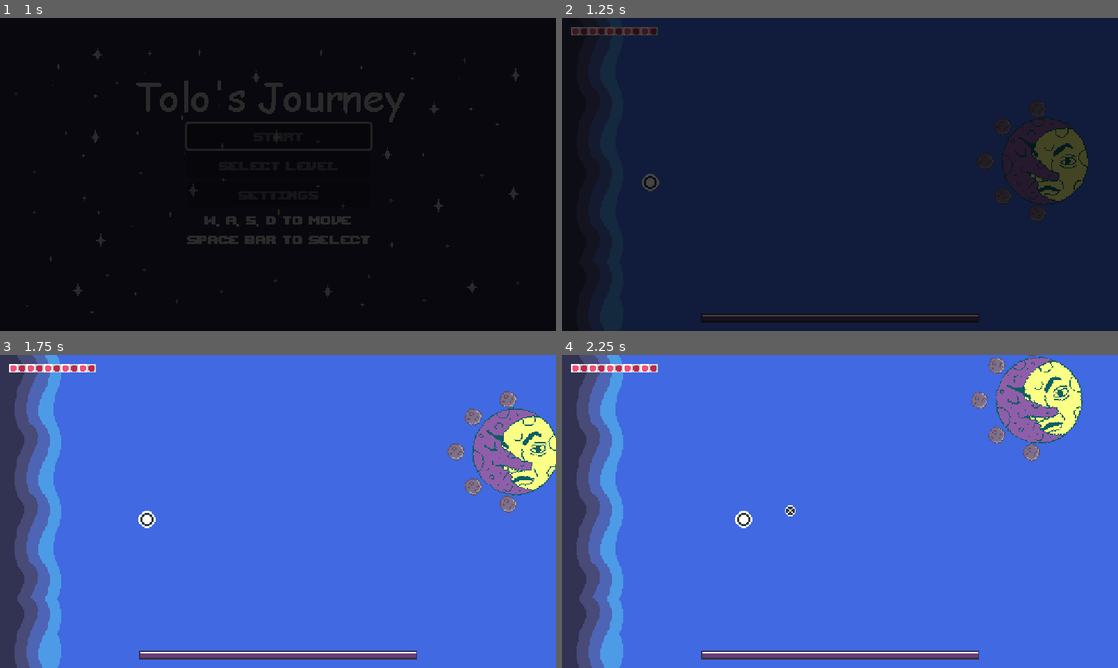
Above: before the commit, frames 1-4 (two rows, left to right).
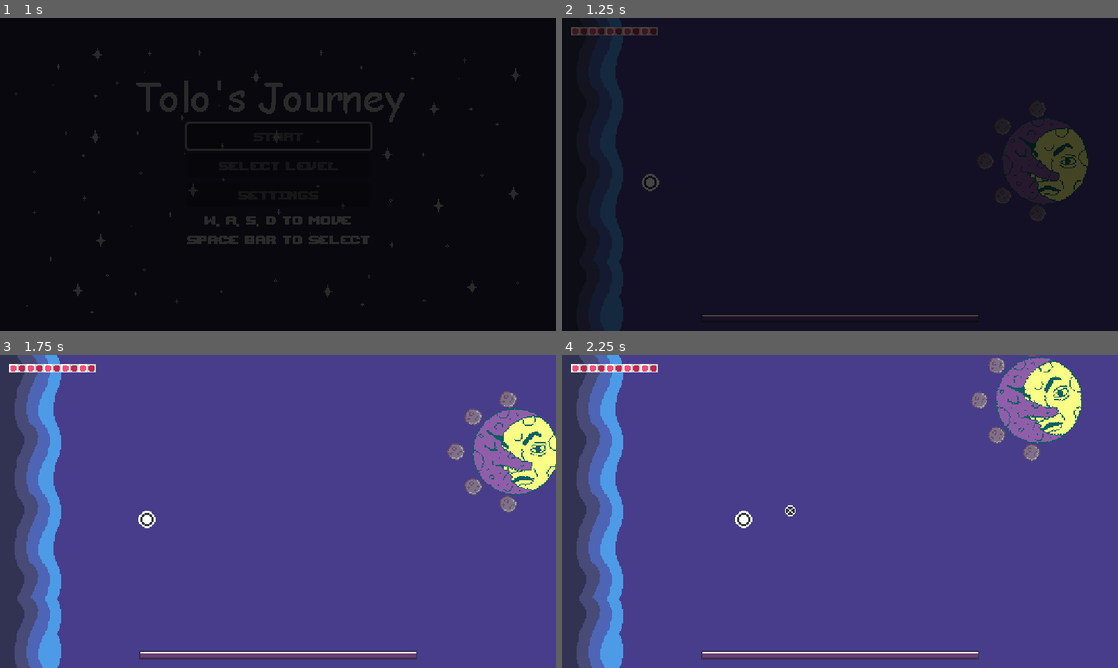
Above: after the commit, the same moments.

Repository: Amanda-Furtado/Bullet-Hell-Jam-5
Game: Godot game, scene res://Game/User Interface/StartMenu.tscn
Two runs of this game, one before a commit and one after it. Both use one fixed random seed, a clock stepped at 60 frames per second and the inputs below.
Inputs (mouse positions are in pixels of both pictures, inside the frame that each line leads up to):
- Up to frame 1 (1 s): click "START" at 0.5 s
- Up to frame 2 (1.25 s): no input
- Up to frame 3 (1.75 s): tap Enter at 1.25 s; move the mouse to (400, 495) at 1.27 s; hold D (right_key) from 1.28 s (still down); click (400, 495) at 1.42 s
- Up to frame 4 (2.25 s): release D (right_key) at 2 s; drag from (728, 527) to (1056, 426) at 2.02 s

Frame 1 is identical in both runs. In frame 3, 84% of the frame differs, in the area x 9-100%, y 0-100%; in frame 4, 84%.

Commit message:
okay okay

Diff:
--- a/Game/Bosses/The Moon/Scripts/TheMoon.gd
+++ b/Game/Bosses/The Moon/Scripts/TheMoon.gd
@@ -58,7 +58,7 @@
 	stats.health_changed.connect(func():
 		if on_phase2:
 			return
-		if stats.health <= og_health/2:
+		if stats.health <= og_health/1.7:
 			half_sprites.hide()
 			phase2_in_course.emit()
 			on_phase2 = true
--- a/Game/Worlds/Scripts/TheMoonLevel.gd
+++ b/Game/Worlds/Scripts/TheMoonLevel.gd
@@ -13,7 +13,7 @@
 	super()
 
 
-	RenderingServer.set_default_clear_color(Color.ROYAL_BLUE)
+	RenderingServer.set_default_clear_color(Color.DARK_SLATE_BLUE)
 	#boss related
 
 	phase_1_music.play()
--- a/Game/Worlds/Scripts/TheStarLevel.gd
+++ b/Game/Worlds/Scripts/TheStarLevel.gd
@@ -8,7 +8,7 @@
 
 func _ready() -> void:
 	super()
-	RenderingServer.set_default_clear_color(Color.MIDNIGHT_BLUE)
+	RenderingServer.set_default_clear_color(Color.DARK_BLUE)
 
 	top_star_fragment.set_process(false)
 	bot_star_fragment.set_process(false)
